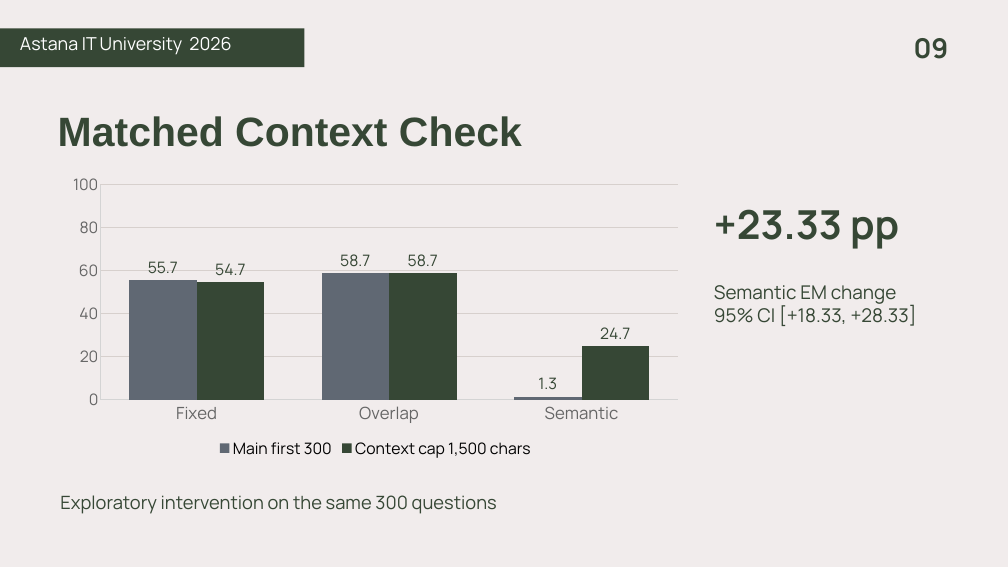
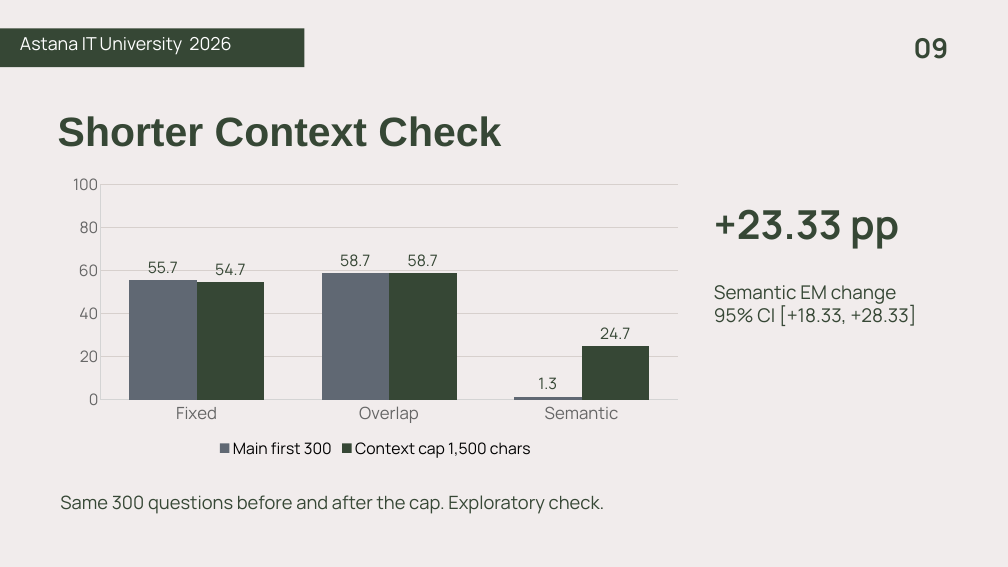
Before and after one commit to aahhaha/rag-chunking-assignment4, a slide deck: slide 9 of final/submission/Final_Defence_Aibyn_Samat.pptx. Drawn at 1008x567 pixels with LibreOffice and Linux fonts; fonts in the diff are those of the drawing. Boxes give left, top, right and bottom in pixels: in the first picture for what was removed or moved away, otherwise in the second. Text is boxed around its words. In the diff, an @@ line names an element or a change of style, - is before the commit and + after.

```diff
--- a/final/submission/Final_Defence_Aibyn_Samat.pptx
+++ b/final/submission/Final_Defence_Aibyn_Samat.pptx
@@ text at (58, 116, 501, 147): text changed @@
-Matched Context Check
+Shorter Context Check
@@ text at (60, 495, 605, 514): text changed @@
-Exploratory intervention on the same 300 questions
+Same 300 questions before and after the cap. Exploratory check.
```
Also in this commit, not shown: 8 other slides changed, 19 other files.
